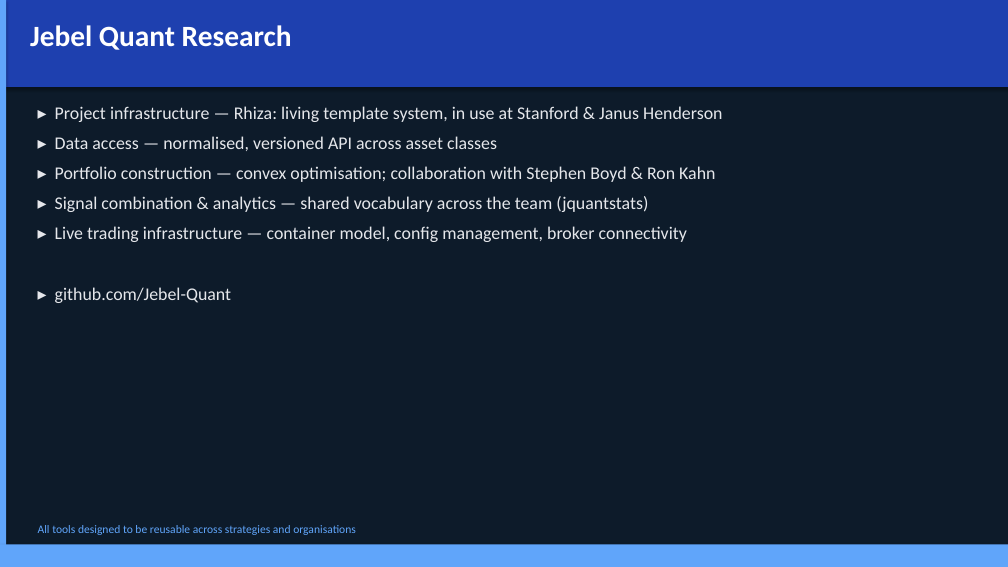
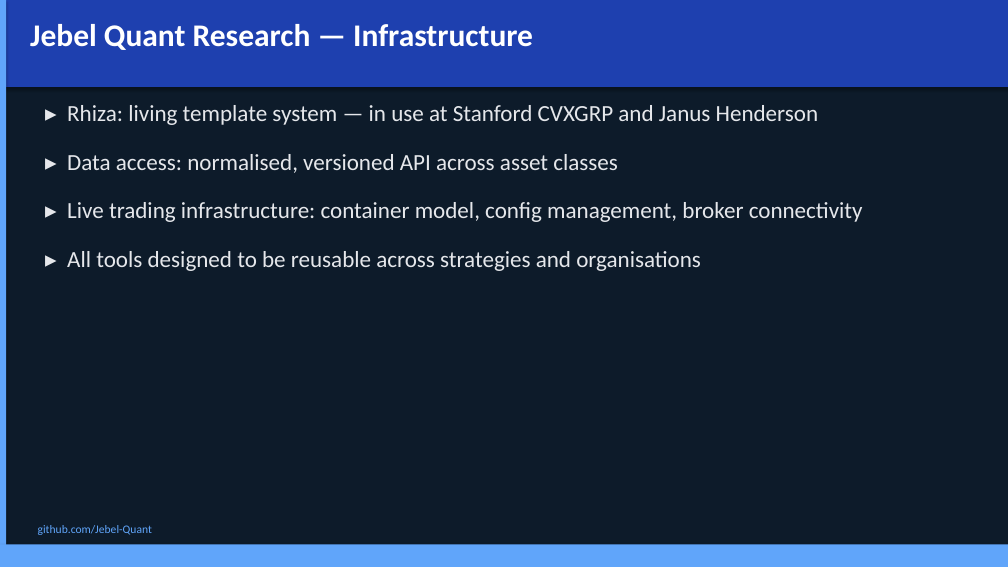
Before and after one commit to Jebel-Quant/platform, a slide deck: slide 37 of vision.pptx (slide 19 before the commit). Drawn at 1008x567 pixels with LibreOffice and Linux fonts; fonts in the diff are those of the drawing. Boxes give left, top, right and bottom in pixels: in the first picture for what was removed or moved away, otherwise in the second. Text is boxed around its words. In the diff, an @@ line names an element or a change of style, - is before the commit and + after.

```diff
--- a/vision.pptx
+++ b/vision.pptx
@@ text at box(30, 24, 533, 50): text changed; size 28 to 30 pt @@
-Jebel Quant Research
+Jebel Quant Research — Infrastructure
@@ text at box(67, 105, 863, 271): text changed; size 17 to 22 pt @@
-▸ Project infrastructure — Rhiza: living template system, in use at Stanford & Janus Henderson
-▸ Data access — normalised, versioned API across asset classes
-▸ Portfolio construction — convex optimisation; collaboration with Stephen Boyd & Ron Kahn
-▸ Signal combination & analytics — shared vocabulary across the team (jquantstats)
-▸ Live trading infrastructure — container model, config management, broker connectivity
-▸ github.com/Jebel-Quant
+▸ Rhiza: living template system — in use at Stanford CVXGRP and Janus Henderson
+▸ Data access: normalised, versioned API across asset classes
+▸ Live trading infrastructure: container model, config management, broker connectivity
+▸ All tools designed to be reusable across strategies and organisations
@@ text at box(38, 525, 152, 535): text changed @@
-All tools designed to be reusable across strategies and organisations
+github.com/Jebel-Quant
```
Also in this commit, not shown: 18 other slides changed, 19 slides added, 1 other file.
